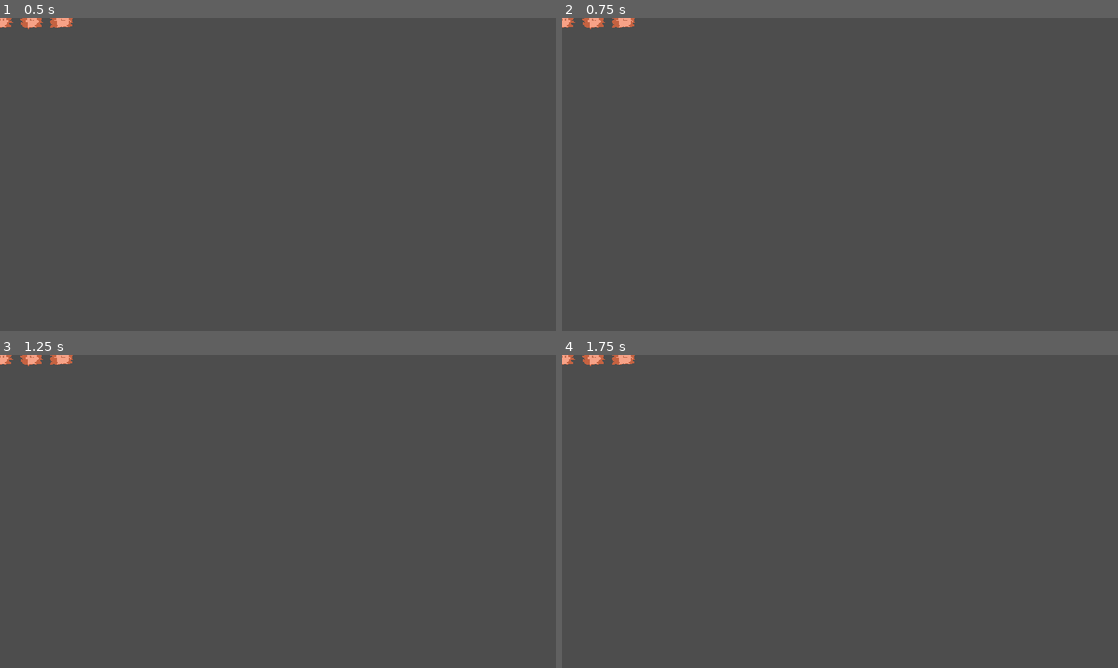
Above: before the commit, frames 1-4 (two rows, left to right).
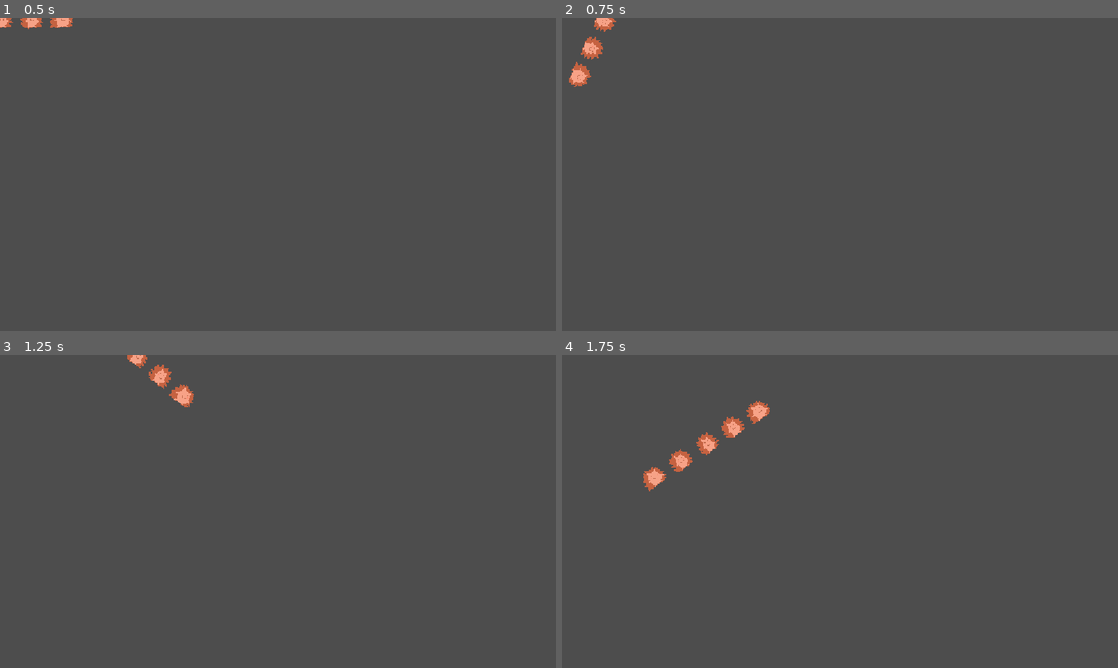
Above: after the commit, the same moments.

Repository: shreeyuvan2020/bouncydaven
Game: Godot game, scene res://node.tscn
The game is run twice, just before and just after one commit, with the same random seed, the same clock (stepped at 60 frames per second) and the same inputs. Before the commit the project has no main scene; this scene is started directly in both runs.
Inputs:
- Up to frame 1 (0.5 s): no input
- Up to frame 2 (0.75 s): tap Enter at 0.5 s; hold Right (ui_right) from 0.53 s (still down)
- Up to frame 3 (1.25 s): keep holding Right (ui_right)
- Up to frame 4 (1.75 s): release Right (ui_right) at 1.28 s; hold Down (ui_down) from 1.28 s (still down)

Frame 1 is identical in both runs. In frame 2, 0.7% of the frame differs, in the area x 0-14%, y 0-22%; in frame 3, 0.8%; in frame 4, 1.2%, in the area x 0-38%, y 0-44%.
Error before the commit: Parse Error: Expected indented block after function declaration. (res://daven_movement.gd:2)

Commit message:
stuff

Diff:
--- a/daven_movement.gd
+++ b/daven_movement.gd
@@ -1,2 +1,12 @@
 extends CharacterBody2D
-func _physics_process(delta: float) -> void:
+
+@onready var sprite: Sprite2D = $Sprite2D
+
+func _physics_process(delta):
+	var input_direction = Input.get_vector("ui_left", "ui_right", "ui_up", "ui_down")
+	velocity = input_direction * 400
+
+	if velocity.length() > 0:
+		sprite.rotation += 10 * delta
+
+	move_and_slide()
--- a/project.godot
+++ b/project.godot
@@ -11,6 +11,7 @@
 [application]
 
 config/name="bouncy-daven"
+run/main_scene="uid://c0d5ph6mx8xm3"
 config/features=PackedStringArray("4.7", "Mobile")
 config/icon="res://icon.svg"
 
